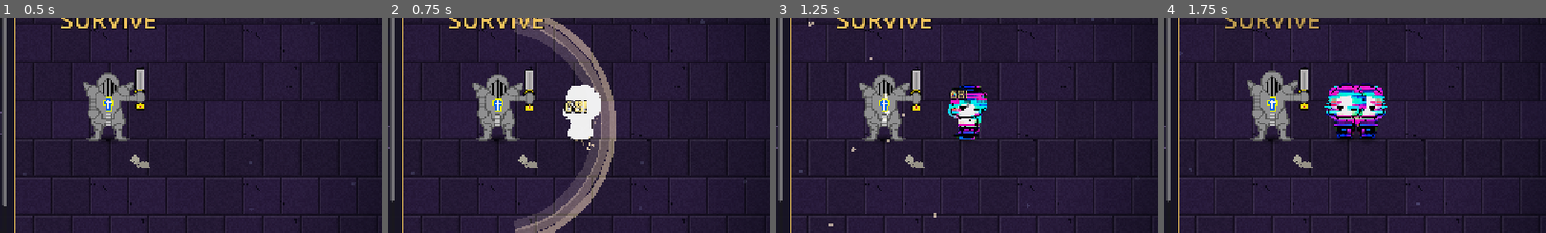
Above: before the commit, frames 1-4 (left to right).
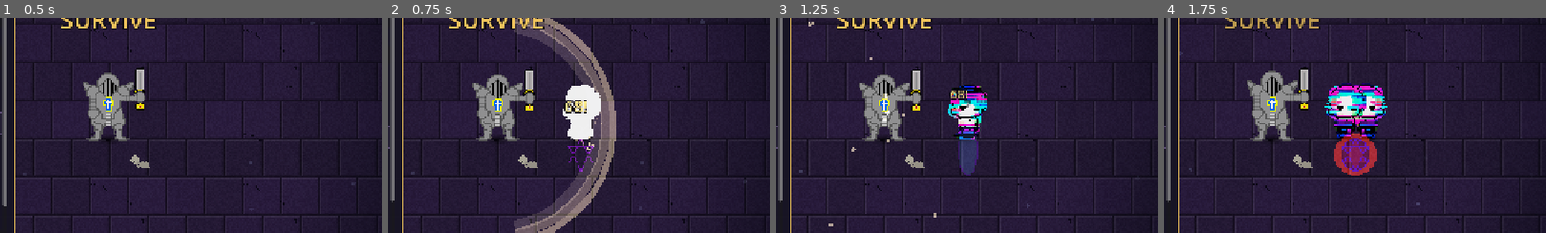
Above: after the commit, the same moments.

Repository: brawn2bronze/Solomons-Survivor
Game: Godot game, scene res://tests/fx_gallery.tscn
The game is run twice, just before and just after one commit, with the same random seed, the same clock (stepped at 60 frames per second) and the same inputs. This scene is started directly instead of the project's main scene. Sound files missing from this copy of the repository are replaced by a short silence.
Inputs:
- Up to frame 1 (0.5 s): no input
- Up to frame 2 (0.75 s): click "Respawn dummy" at 0.5 s
- Up to frame 3 (1.25 s): no input
- Up to frame 4 (1.75 s): click "Respawn dummy" at 1.25 s
The pictures show only the part of the screen within x 36-86%, y 24-74%; the shares and areas given below are measured in that part.

Frame 1 is identical in both runs. In frame 2, 0.2% of the frame differs, in the area x 47-54%, y 56-72%; in frame 3, 1.0%; in frame 4, 1.7%, in the area x 44-56%, y 53-74%.

Commit message:
content update

Diff:
--- a/survivor/autoload/audio_manager.gd
+++ b/survivor/autoload/audio_manager.gd
@@ -29,6 +29,7 @@
     "level_up": "res://audio/player/level_up.wav",
     "character_select": "res://audio/player/character_select.wav",
     "coin_pickup": "res://audio/player/coin_pickup.wav",
+    "frog_fart": "res://audio/player/frog-fart.wav",
     # ui
     "button_click": "res://audio/ui/button_click.wav",
     "menu_open": "res://audio/ui/menu_open.wav",
--- /dev/null
+++ b/survivor/data/enemies/mummy.tres
@@ -0,0 +1,29 @@
+[gd_resource type="Resource" script_class="EnemyDef" load_steps=2 format=3]
+
+[ext_resource type="Script" path="res://data/defs/enemy_def.gd" id="1_s"]
+
+[resource]
+script = ExtResource("1_s")
+id = "mummy"
+display_name = "Mummy"
+family = "skeleton"
+max_hp = 60.0
+speed = 30.0
+contact_damage = 11.0
+xp = 3
+radius = 11.0
+sprite = "res://art/enemies/mummy.png"
+frames = 4
+behavior = "chaser"
+height = 0
+is_elite = false
+can_hit_flying = false
+hit_event = "skeleton_hit"
+sprite_scale = 1.0
+spawn_weight = 4
+spawn_start = 150.0
+spawn_end = 9999.0
+elite_every = 0.0
+shoot_interval = 0.0
+shoot_speed = 0.0
+shoot_damage = 0.0
--- a/survivor/data/enemies/raptor.tres
+++ b/survivor/data/enemies/raptor.tres
@@ -13,7 +13,7 @@
 xp = 4
 radius = 11.0
 sprite = "res://art/enemies/raptor.png"
-frames = 4
+frames = 8
 behavior = "charger"
 height = 0
 is_elite = false
--- a/survivor/data/passives/turds.tres
+++ b/survivor/data/passives/turds.tres
@@ -46,3 +46,7 @@
 "stun": ["mul", 1.05]
 }
 color = Color(0.1682041, 0.33829832, 0.11255523, 1)
+icon = "res://art/passives/turd.png"
+icon_frames = 1
+icon_fps = 8.0
+preview_kind = "static"
--- a/survivor/data/weapons/pickup_shamir_tooth.tres
+++ b/survivor/data/weapons/pickup_shamir_tooth.tres
@@ -14,10 +14,10 @@
 level_scaling = {"damage": ["mul", 1.12], "count": ["add", 3.0]}
 max_level = 5
 color = Color(0.588, 0.863, 1.0, 1)
-icon = ""
+icon = "res://art/weapons/shamir_tooth.png"
 icon_frames = 1
 icon_fps = 8.0
-preview_kind = "none"
+preview_kind = "static"
 anims = {}
 rarity = 1
 unlock_hint = ""
--- /dev/null
+++ b/survivor/src/core/critter_manager.gd
@@ -0,0 +1,140 @@
+class_name CritterManager
+extends Node
+## In-world friendly critters (currently: frogs). A frog hops around the arena; touching
+## it makes the player eat it - a comic fart plus a flat heal - then it despawns. Spawns
+## are rare and capped so the arena never floods. Sprites live on the y-sorted Actors node.
+
+const SPRITE := "res://art/pickups/frog.png"
+const FRAMES := 8
+const FPS := 8.0
+const MAX_ALIVE := 3
+const HEAL := 15.0
+const SPAWN_EVERY_MIN := 25.0
+const SPAWN_EVERY_MAX := 50.0
+const SPAWN_R_MIN := 350.0
+const SPAWN_R_MAX := 560.0
+const FIRST_SPAWN_MIN := 6.0
+const FIRST_SPAWN_MAX := 14.0
+const EAT_RADIUS := 15.0
+const CULL_DIST := 1000.0
+
+
+class Frog:
+	var sprite: Sprite2D
+	var pos := Vector2.ZERO
+	var t := 0.0
+	var anim := 0.0
+	var hop_t := 0.0
+	var hop_dir := Vector2.RIGHT
+	var hop_z := 0.0
+	var alive := false
+
+
+var world
+var player
+var actors: Node2D
+var live: Array[Frog] = []
+var _free: Array[Frog] = []
+var _spawn_t := 0.0
+
+
+func setup(world_ref, actors_node: Node2D) -> void:
+	world = world_ref
+	player = world.player
+	actors = actors_node
+	_spawn_t = randf_range(FIRST_SPAWN_MIN, FIRST_SPAWN_MAX)
+	for i in MAX_ALIVE:
+		var f := Frog.new()
+		var sp := Sprite2D.new()
+		sp.texture = DB.texture(SPRITE)
+		sp.hframes = FRAMES
+		sp.offset = Vector2(0, -6)
+		sp.visible = false
+		actors.add_child(sp)
+		f.sprite = sp
+		_free.append(f)
+
+
+func _process(delta: float) -> void:
+	if world == null or not world.sim_running:
+		return
+	delta = minf(delta, 1.0 / 30.0)
+	var pp: Vector2 = player.global_position
+	_spawn_t -= delta
+	if _spawn_t <= 0.0:
+		_spawn_t = randf_range(SPAWN_EVERY_MIN, SPAWN_EVERY_MAX)
+		if live.size() < MAX_ALIVE:
+			_spawn_around(pp)
+	var i := live.size() - 1
+	while i >= 0:
+		var f: Frog = live[i]
+		_update(f, delta, pp)
+		if not f.alive:
+			live.remove_at(i)
+		i -= 1
+
+
+func _spawn_around(pp: Vector2) -> void:
+	if _free.is_empty():
+		return
+	var ang := randf() * TAU
+	var pos: Vector2 = pp + Vector2.from_angle(ang) * randf_range(SPAWN_R_MIN, SPAWN_R_MAX)
+	var f: Frog = _free.pop_back()
+	f.pos = pos
+	f.t = randf() * TAU
+	f.anim = randf() * float(FRAMES)
+	f.hop_t = randf_range(0.2, 0.9)
+	f.hop_dir = Vector2.from_angle(randf() * TAU)
+	f.hop_z = 0.0
+	f.alive = true
+	var sp := f.sprite
+	sp.position = pos
+	sp.frame = int(f.anim) % FRAMES
+	sp.flip_h = f.hop_dir.x > 0.0
+	sp.visible = true
+	live.append(f)
+
+
+func _update(f: Frog, delta: float, pp: Vector2) -> void:
+	f.t += delta
+	if f.pos.distance_squared_to(pp) > CULL_DIST * CULL_DIST:
+		_despawn(f)
+		return
+	if f.pos.distance_squared_to(pp) < EAT_RADIUS * EAT_RADIUS:
+		_eat(f)
+		return
+	# hop cycle: sit for a beat, then arc forward and land.
+	f.hop_t -= delta
+	if f.hop_t <= 0.0:
+		f.hop_dir = Vector2.from_angle(randf() * TAU)
+		f.hop_t = randf_range(0.5, 1.3)
+		f.hop_z = 1.0
+	var lift := 0.0
+	if f.hop_z > 0.0:
+		f.hop_z = maxf(0.0, f.hop_z - delta * 1.8)
+		f.pos += f.hop_dir * 62.0 * delta
+		lift = sin((1.0 - f.hop_z) * PI) * 5.0
+	var sp := f.sprite
+	sp.position = f.pos + Vector2(0, -lift)
+	f.anim += delta * FPS
+	sp.frame = int(f.anim) % FRAMES
+	if absf(f.hop_dir.x) > 0.05:
+		sp.flip_h = f.hop_dir.x > 0.0
+
+
+func _despawn(f: Frog) -> void:
+	f.alive = false
+	f.sprite.visible = false
+	_free.append(f)
+
+
+## Eaten: comic fart, flat heal, a puff of green, gone.
+func _eat(f: Frog) -> void:
+	_despawn(f)
+	Audio.sfx("frog_fart", -4.0, randf_range(0.94, 1.08), 0.0)
+	if player != null and not player.dead:
+		player.heal(HEAL)
+	if world != null and world.fx != null:
+		world.fx.emit(f.pos + Vector2(0, -4), Vector2.ZERO, 0.16, 10.0, Color(0.6, 0.95, 0.4, 0.85), 1, 0.0)
+		for i in 6:
+			world.fx.emit(f.pos + Vector2(0, -4), Vector2.from_angle(randf() * TAU) * randf_range(30.0, 90.0), randf_range(0.25, 0.45), randf_range(1.5, 2.6), Color(0.55, 0.85, 0.35), 0, 3.0, 0.0, false)
--- a/survivor/src/core/enemy_manager.gd
+++ b/survivor/src/core/enemy_manager.gd
@@ -265,6 +265,8 @@
     active.append(e)
     if e.is_elite:
         elites.append(e)
+    if world != null and world.fx != null:
+        world.fx.summon(e.pos, def.sprite_scale)
     return e
 
 
--- a/survivor/src/core/fx_manager.gd
+++ b/survivor/src/core/fx_manager.gd
@@ -13,6 +13,8 @@
 const MAX_SHAPES := 96
 const MAX_NUMBERS := 60
 const MAX_KILLFX := 10
+const MAX_SUMMON := 24
+const SUMMON_PATH := "res://art/fx/summon.png"
 
 # Shape priorities. When the shape pool is full, a new shape evicts the lowest-priority,
 # soonest-to-expire shape that is not MORE important than itself; if none qualifies the new
@@ -97,6 +99,8 @@
 var _pcur := 0
 var _strikes: Array = []
 var _killfx: Array = []
+var _summons: Array = []
+var _summon_tex: Texture2D
 var _font: Font
 var _crit_fx_ms := 0        # real-time gates so dense fights can't strobe or stutter
 var _crit_stop_ms := 0
@@ -150,6 +154,15 @@
 		ksp.visible = false
 		add_child(ksp)
 		_killfx.append({"sp": ksp, "t": 99.0, "life": 0.28, "fps": 8.0, "frames": 1, "loops": 1})
+	for i in MAX_SUMMON:
+		var ssp := Sprite2D.new()
+		var smat := CanvasItemMaterial.new()
+		smat.blend_mode = CanvasItemMaterial.BLEND_MODE_ADD
+		ssp.material = smat
+		ssp.z_index = 19
+		ssp.visible = false
+		add_child(ssp)
+		_summons.append({"sp": ssp, "t": 99.0, "life": 0.84, "fps": 18.0, "frames": 15})
 	for i in 46:
 		_motes.append({"pos": Vector2(randf_range(-330, 330), randf_range(-190, 190)), "s": randf_range(0.5, 1.5), "ph": randf() * TAU})
 
@@ -745,6 +758,29 @@
 			k["fps"] = fps
 			k["frames"] = frames
 			k["loops"] = maxi(0, int(fx.get("loops", 1)))
+			return
+
+
+## Enemy summon circle: plays the 15-frame summon strip once at a spawn point. Cosmetic
+## overlay only - the enemy sprite is already live underneath, so it never gates gameplay.
+## Dedicated pool so heavy spawning never starves the kill-signature pool.
+func summon(pos: Vector2, scale: float = 1.0) -> void:
+	for s in _summons:
+		if float(s.get("t", 99.0)) >= float(s.get("life", 0.84)):
+			if _summon_tex == null:
+				_summon_tex = DB.texture(SUMMON_PATH)
+			if _summon_tex == null:
+				return
+			var sp: Sprite2D = s.get("sp")
+			sp.texture = _summon_tex
+			sp.hframes = maxi(1, int(s.get("frames", 15)))
+			sp.vframes = 1
+			sp.frame = 0
+			sp.position = pos
+			sp.scale = Vector2.ONE * scale
+			sp.modulate = Color(1, 1, 1, 1)
+			sp.visible = true
+			s["t"] = 0.0
 			return
 
 
@@ -825,6 +861,18 @@
 			ksp.modulate.a = clampf((klife - kt) / maxf(0.01, klife * 0.5), 0.0, 1.0)
 			if kt >= klife:
 				ksp.visible = false
+	for s in _summons:
+		if float(s.get("t", 99.0)) < float(s.get("life", 0.84)):
+			s["t"] = float(s.get("t", 0.0)) + delta
+			var ssp: Sprite2D = s.get("sp")
+			var sframes: int = maxi(1, int(s.get("frames", 15)))
+			var sfps: float = maxf(1.0, float(s.get("fps", 18.0)))
+			var slife: float = maxf(0.05, float(s.get("life", 0.84)))
+			var st: float = float(s.get("t", 0.0))
+			ssp.frame = mini(sframes - 1, int(st * sfps))
+			ssp.modulate.a = clampf((slife - st) / maxf(0.01, slife * 0.5), 0.0, 1.0)
+			if st >= slife:
+				ssp.visible = false
 	_layer_add.queue_redraw()
 	_layer_norm.queue_redraw()
 	_layer_num.queue_redraw()
--- a/survivor/src/core/ground_layer.gd
+++ b/survivor/src/core/ground_layer.gd
@@ -11,6 +11,7 @@
 var floor_tex: ImageTexture
 var shadow_tex: ImageTexture
 var _caltrop_tex: Texture2D
+var _turd_tex: Texture2D
 var _blast_tex: Dictionary = {}
 var glow_layer: GroundGlow
 var _time := 0.0
@@ -213,17 +214,23 @@
         "turd":
             var poison: bool = bool(d.get("poison", false))
             var t: float = float(d["t"])
-            var body := Color(0.36, 0.22, 0.1) if not poison else Color(0.28, 0.4, 0.12)
             var fade: float = clampf((15.0 - t) * 0.5, 0.35, 1.0)
-            body.a = fade
+            var tpop: float = minf(1.0, t * 5.0 + 0.25)
+            if _turd_tex == null:
+                _turd_tex = DB.texture("res://art/passives/turd.png")
             draw_circle(pos + Vector2(0, 1), 5.5, Color(0, 0, 0, 0.35 * fade))
-            draw_circle(pos, 4.5, body)
-            draw_circle(pos + Vector2(0, -3), 3.3, body.lightened(0.08))
-            draw_circle(pos + Vector2(0, -5.5), 2.0, body.lightened(0.16))
-            draw_rect(Rect2(pos + Vector2(-2, -4), Vector2(1, 1)), Color(1, 1, 1, fade * 0.6))
             if poison:
                 var gs := Color(0.5, 1.0, 0.3, 0.16 * fade)
                 draw_circle(pos, 16.0 + sin(t * 4.0) * 2.0, gs)
+            if _turd_tex != null:
+                var ts: float = 22.0 * tpop
+                draw_texture_rect(_turd_tex, Rect2(pos - Vector2(ts, ts) * 0.5, Vector2(ts, ts)), false, Color(1, 1, 1, fade))
+            else:
+                var body := Color(0.36, 0.22, 0.1) if not poison else Color(0.28, 0.4, 0.12)
+                body.a = fade
+                draw_circle(pos, 4.5, body)
+                draw_circle(pos + Vector2(0, -3), 3.3, body.lightened(0.08))
+                draw_rect(Rect2(pos + Vector2(-2, -4), Vector2(1, 1)), Color(1, 1, 1, fade * 0.6))
         "caltrop":
             var ct: float = float(d["t"])
             var cr: float = float(d.get("r", 14.0))
--- a/survivor/src/core/world.gd
+++ b/survivor/src/core/world.gd
@@ -27,6 +27,7 @@
 var gems: GemManager
 var chests: ChestManager
 var coins: CoinManager
+var critters: CritterManager
 var fx: FxManager
 var status_icons: StatusIcons
 var camera: Camera2D
@@ -88,6 +89,9 @@
 	coins = CoinManager.new()
 	add_child(coins)
 	coins.setup(self)
+	critters = CritterManager.new()
+	add_child(critters)
+	critters.setup(self, actors)
 	projectiles = ProjectileManager.new()
 	add_child(projectiles)
 	projectiles.setup(self)
Binary file added: survivor/art/enemies/mummy.png
Not shown, added: survivor/art/enemies/mummy.png.import
Binary file changed: survivor/art/enemies/raptor.png
Binary file added: survivor/art/fx/summon.png
Not shown, added: survivor/art/fx/summon.png.import
Binary file added: survivor/art/passives/turd.png
Not shown, added: survivor/art/passives/turd.png.import
Binary file added: survivor/art/pickups/frog.png
Not shown, added: survivor/art/pickups/frog.png.import
Binary file added: survivor/art/weapons/shamir_tooth.png
Not shown, added: survivor/art/weapons/shamir_tooth.png.import
Not shown, added: survivor/audio/player/frog-fart.wav.import
(and 5 more such lines)
